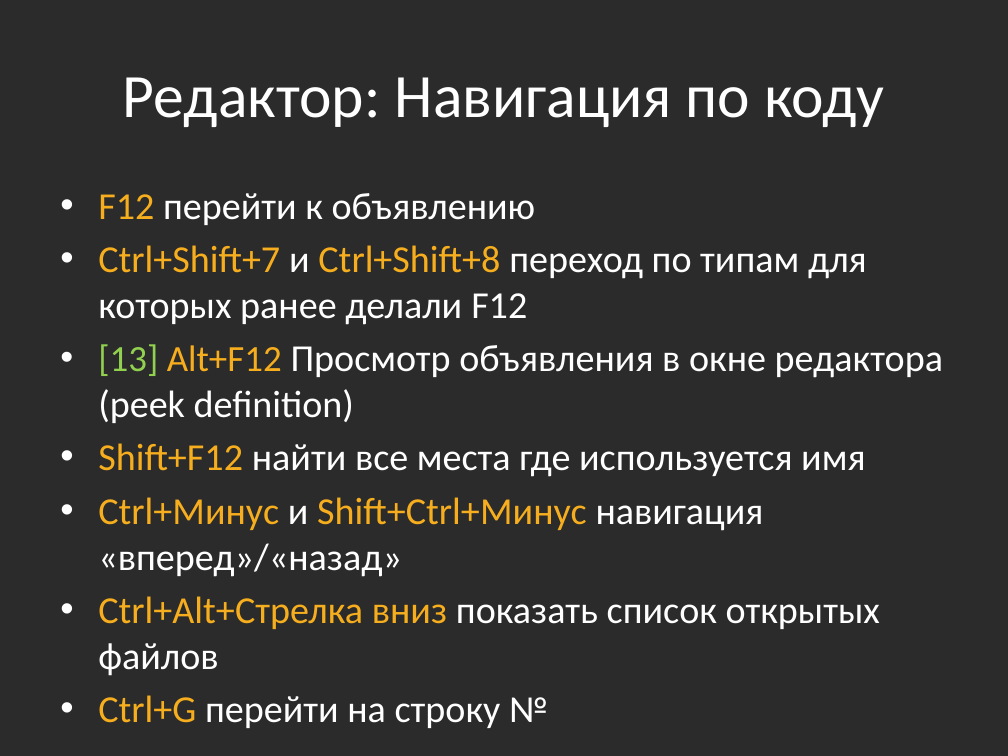
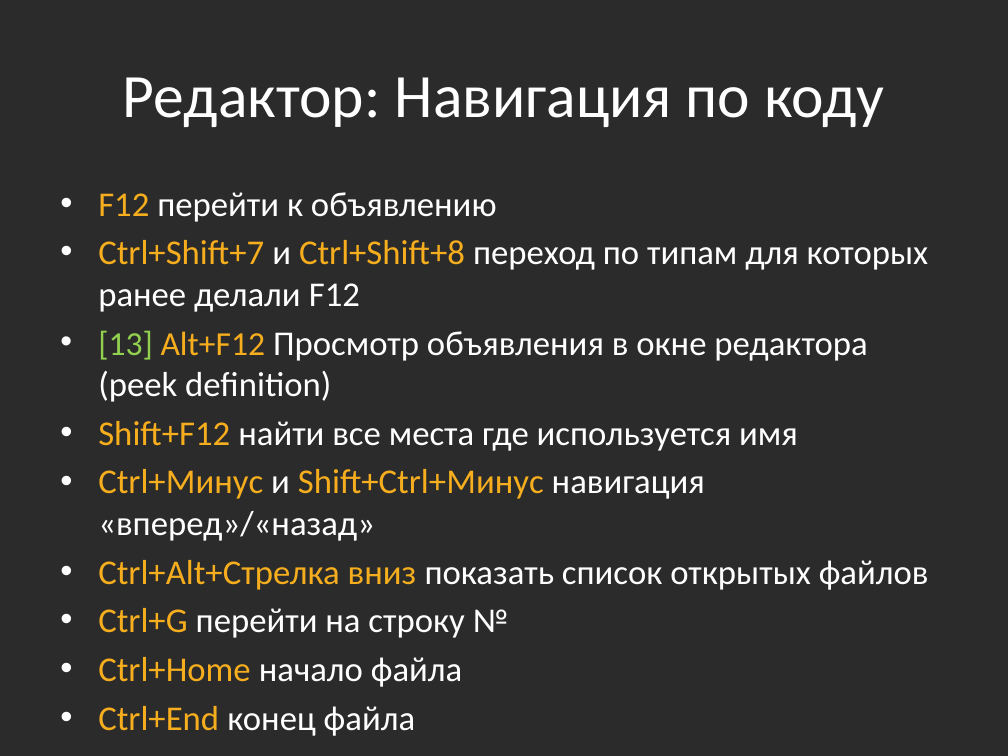
Before and after one commit to bazile/Training, a slide deck: slide 24 of Presentation/tools-visual-studio.pptx (slide 23 before the commit). Drawn at 1008x756 pixels with LibreOffice and Linux fonts; fonts in the diff are those of the drawing; background and template pictures are left out; a plain dark background stands for a picture behind light text. Boxes give left, top, right and bottom in pixels: in the first picture for what was removed or moved away, otherwise in the second. Text is boxed around its words. In the diff, an @@ line names an element or a change of style, - is before the commit and + after.

```diff
--- a/Presentation/tools-visual-studio.pptx
+++ b/Presentation/tools-visual-studio.pptx
@@ text at bbox=[98, 192, 929, 638]: size 27.2 to 24.8 pt in "F12 перейти к объявлению", "Ctrl+Shift+7 и Ctrl+Shift+8 переход по типам для ...", "Просмотр объявления в окне редактора (peek definition)", "Shift+F12 найти все места где используется имя" and 3 more places; size 26.4 to 24 pt in "[13] Alt+F12" @@
@@ text at bbox=[98, 657, 462, 687]: paragraphs added @@
+• Ctrl+Home начало файла
+• Ctrl+End конец файла
```
Also in this commit, not shown: 1 other slide changed, 1 slide added.
